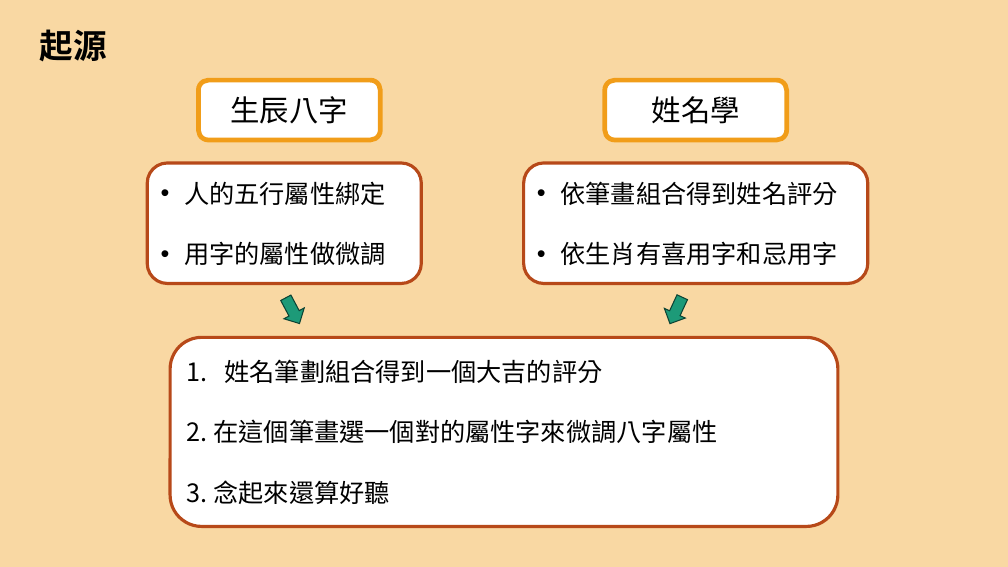
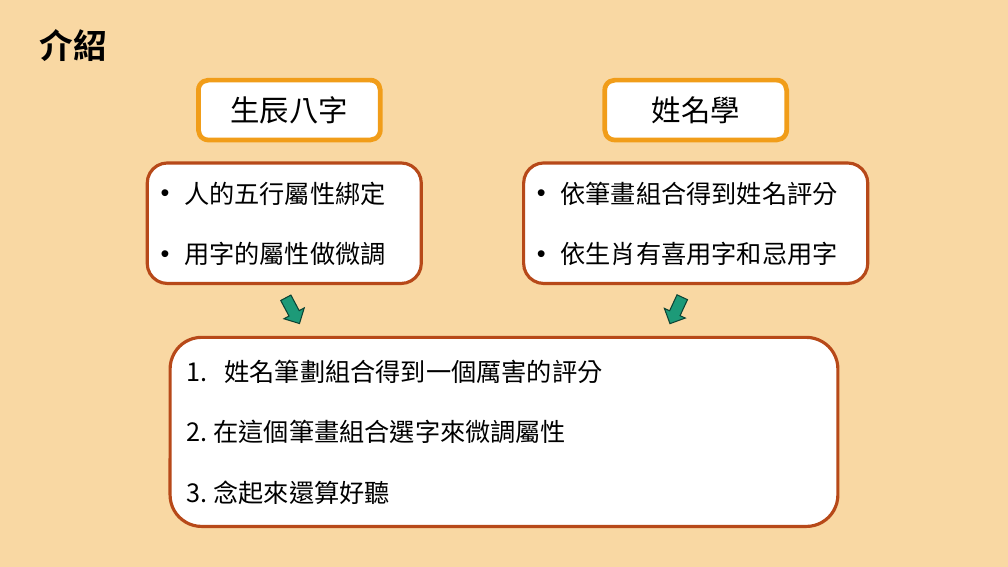
Before and after one commit to q123568952/iSpan_Topic, a slide deck: slide 3 of project1/pages/小專.pptx. Drawn at 1008x567 pixels with LibreOffice and Linux fonts; fonts in the diff are those of the drawing. Boxes give left, top, right and bottom in pixels: in the first picture for what was removed or moved away, otherwise in the second. Text is boxed around its words. In the diff, an @@ line names an element or a change of style, - is before the commit and + after.

```diff
--- a/project1/pages/小專.pptx
+++ b/project1/pages/小專.pptx
@@ text at <box>40,29,107,61</box>: text changed @@
-起源
+介紹
@@ text in rounded rectangle at <box>187,359,603,443</box>: text changed @@
-1. 姓名筆劃組合得到一個大吉的評分
-2. 在這個筆畫選一個對的屬性字來微調八字屬性
+1. 姓名筆劃組合得到一個厲害的評分
+2. 在這個筆畫組合選字來微調屬性
```
Also in this commit, not shown: 2 other slides changed, 1 slide added, 24 other files.
